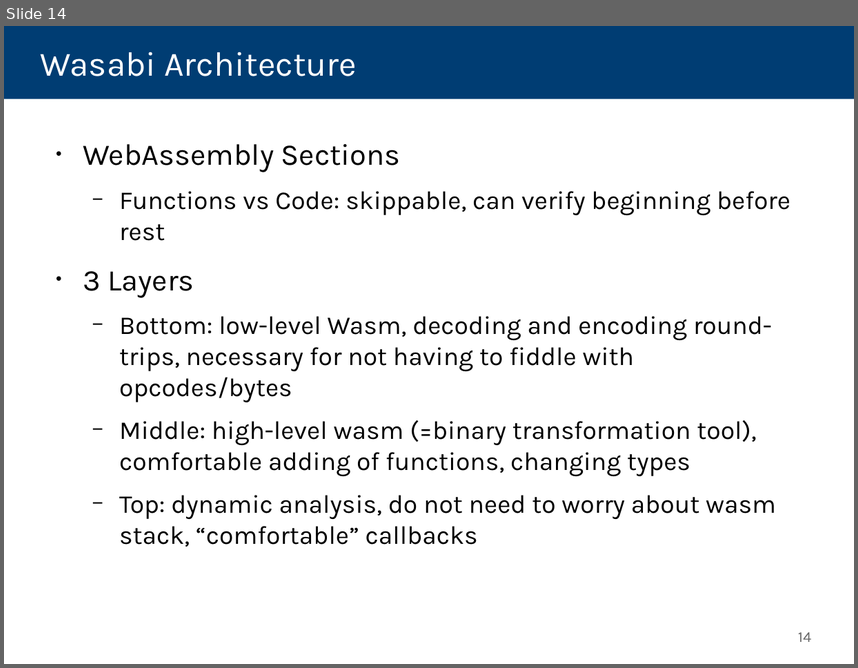
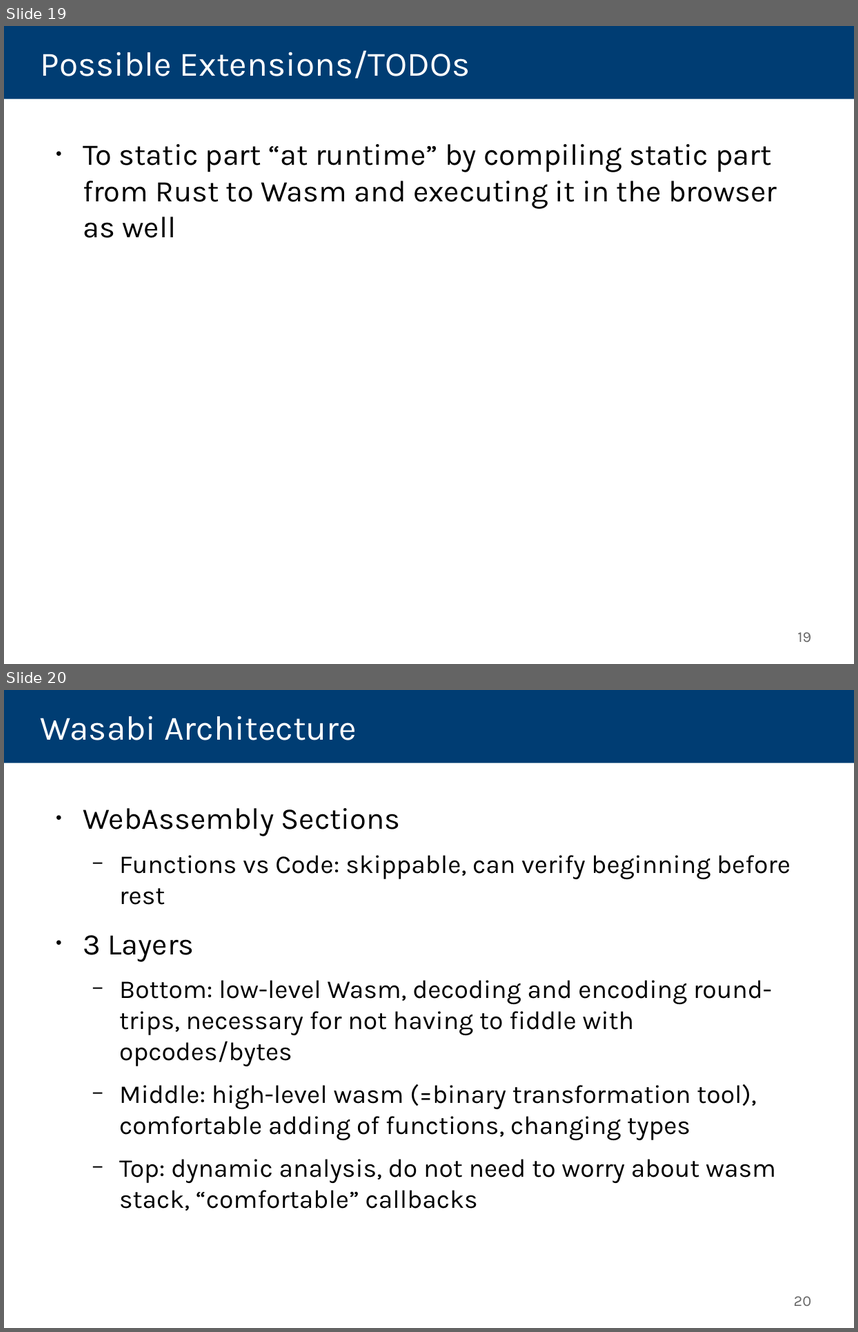
Before and after one commit to danleh/wasabi, a slide deck: 2018-04-11 Presentation/own-work.odp. Shown one above the other, each under a label of ours: slide 14 before the commit, slides 19 and 20 after it. The pictures are 858x668 and 858x1332 pixels, drawn with LibreOffice and Linux fonts; fonts in the diff are those of the drawing. Boxes give left, top, right and bottom in pixels: in the first picture for what was removed or moved away, otherwise in the second. Text is boxed around its words. In the diff, an @@ line names an element or a change of style, - is before the commit and + after.

Commit message:
add wasabi overview, static part overview finished

```diff
--- a/2018-04-11 Presentation/own-work.odp
+++ b/2018-04-11 Presentation/own-work.odp
@@ slide 19 added at [4,26,854,664], background #FFFFFF @@
@@ title added at [4,26,854,98], fill #003D73, 32 pt, text #FFFFFF @@
+Possible Extensions/TODOs
@@ text added at [83,144,777,238], 28 pt, text #000000 @@
+● To static part “at runtime” by compiling static part from Rust to Wasm and executing it in the browser as well
@@ page number added at [797,632,811,641], 14 pt, text #666666 @@
+19
@@ what was slide 14 is now slide 20 @@
@@ page number at [794,1296,811,1305]: text changed @@
-14
+20
```
Also in this commit, not shown: 4 slides changed, 10 other slides added, 4 slides removed, 2 other files.
